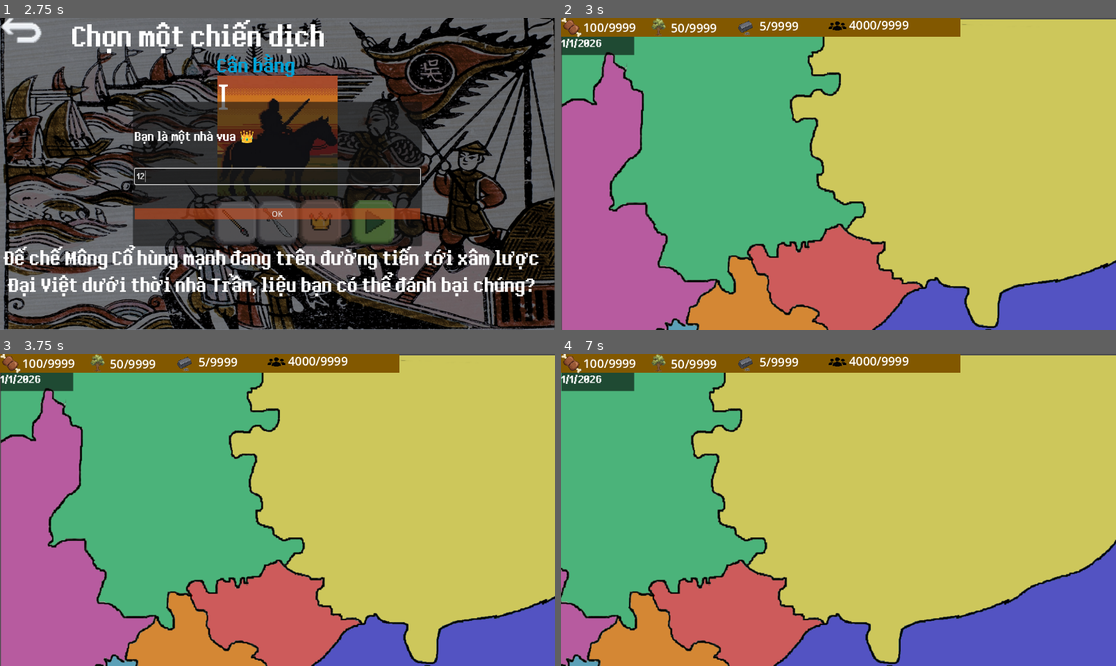
Above: before the commit, frames 1-4 (two rows, left to right).
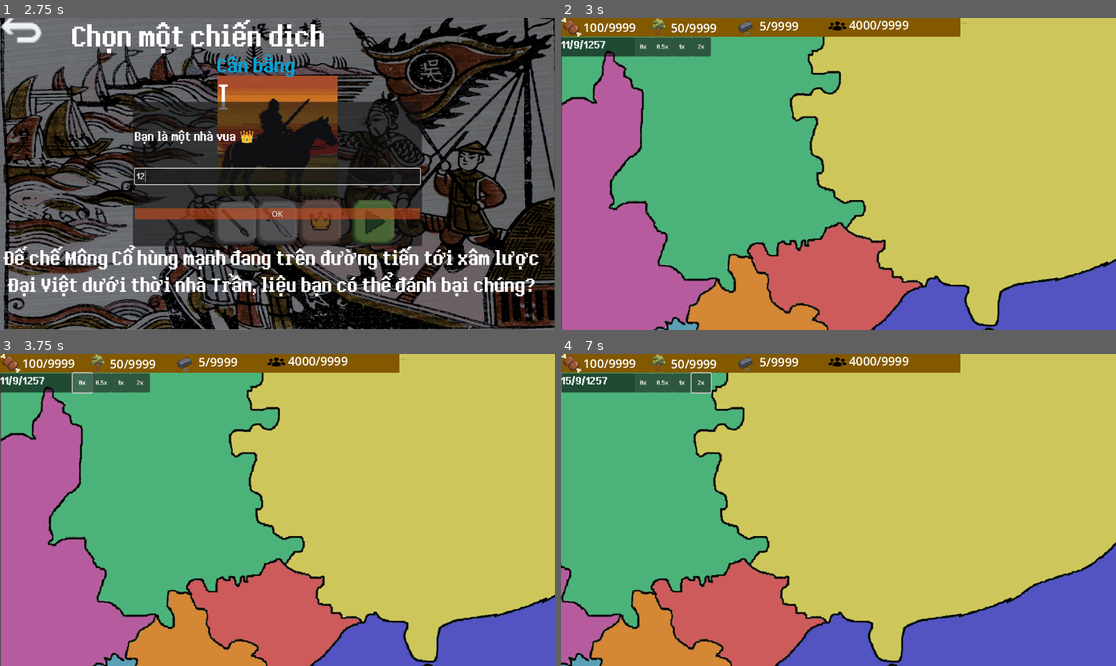
Above: after the commit, the same moments.

Repository: meolaptrinh/Vecil
Game: Godot game, scene res://scenes/main_menu.tscn
Two runs of this game, one before a commit and one after it. Both use one fixed random seed, a clock stepped at 60 frames per second and the inputs below.
Inputs (mouse positions are in pixels of both pictures, inside the frame that each line leads up to):
- Up to frame 1 (2.75 s): click "Chơi" at 0.5 s; click (371, 220) at 1.25 s; click (277, 177) at 2.02 s; type "12" at 2.1 s
- Up to frame 2 (3 s): click "OK" at 2.75 s
- Up to frame 3 (3.75 s): click (83, 382) at 3.5 s, where only the run after the commit has a clickable "0x"
- Up to frame 4 (7 s): click (660, 382) at 4.25 s, where only the run after the commit has a clickable "0.5x"; click (683, 382) at 5 s, where only the run after the commit has a clickable "1x"; click (699, 382) at 5.75 s, where only the run after the commit has a clickable "2x"; move the mouse to (960, 494) at 6.52 s; hold Right (ui_right) from 6.53 s (still down); click (960, 494) at 6.67 s

Frame 1 is identical in both runs. In frame 2, 4.2% of the frame differs, in the area x 0-100%, y 0-100%; in frame 3, 4.3%; in frame 4, 4.8%.

Commit message:
Hoàn thiện tính năng thời gian
Thêm nút tua nhanh thời gian

Diff:
--- a/scenes/maingame.tscn
+++ b/scenes/maingame.tscn
@@ -9,14 +9,15 @@
 [ext_resource type="Texture2D" uid="uid://pci8h0aonavc" path="res://res/img/resources/populationicon.png" id="6_wj18i"]
 [ext_resource type="FontFile" uid="uid://brv00ug442nij" path="res://res/fonts/dearpix-1-94.ttf" id="7_r5jia"]
 [ext_resource type="Script" uid="uid://c67hj6444u4oh" path="res://scenes/script/maingame/maingame_data.gd" id="8_460fr"]
+[ext_resource type="Script" uid="uid://cfrgedpusl1dv" path="res://scenes/script/maingame/timelbuttons.gd" id="8_n6p2k"]
 
 [node name="maingame" type="Node2D"]
 script = ExtResource("1_k15ac")
 
 [node name="map" type="TextureRect" parent="."]
-offset_top = 2.0
-offset_right = 1155.0
-offset_bottom = 642.0
+offset_top = -1.0
+offset_right = 1150.0
+offset_bottom = 647.0
 
 [node name="layertopbar" type="CanvasLayer" parent="."]
 
@@ -164,13 +165,21 @@
 text = "9999/9999"
 
 [node name="timelabel" type="Label" parent="layertopbar"]
-offset_left = 1.0
-offset_top = 37.0
-offset_right = 150.0
-offset_bottom = 67.0
+anchors_preset = 8
+anchor_left = 0.5
+anchor_top = 0.5
+anchor_right = 0.5
+anchor_bottom = 0.5
+offset_left = -575.0
+offset_top = -284.0
+offset_right = -426.0
+offset_bottom = -254.0
+grow_horizontal = 2
+grow_vertical = 2
 theme_override_fonts/font = ExtResource("7_r5jia")
 theme_override_font_sizes/font_size = 28
 text = "1/1/2026"
+script = ExtResource("8_n6p2k")
 
 [node name="ColorRect" type="ColorRect" parent="layertopbar/timelabel"]
 z_index = -1
@@ -178,6 +187,40 @@
 offset_right = 151.0
 offset_bottom = 40.0
 color = Color(0, 0, 0, 0.58431375)
+
+[node name="stop_time_button" type="Button" parent="layertopbar/timelabel"]
+layout_mode = 0
+offset_left = 150.0
+offset_right = 190.0
+offset_bottom = 40.0
+theme_override_fonts/font = ExtResource("7_r5jia")
+text = "0x"
+
+[node name="half_time_button" type="Button" parent="layertopbar/timelabel"]
+layout_mode = 0
+offset_left = 190.0
+offset_right = 230.0
+offset_bottom = 40.0
+theme_override_fonts/font = ExtResource("7_r5jia")
+text = "0.5x"
+
+[node name="once_time_button" type="Button" parent="layertopbar/timelabel"]
+layout_mode = 0
+offset_left = 230.0
+offset_right = 270.0
+offset_bottom = 40.0
+theme_override_fonts/font = ExtResource("7_r5jia")
+text = "1x
+"
+
+[node name="double_time_button" type="Button" parent="layertopbar/timelabel"]
+layout_mode = 0
+offset_left = 270.0
+offset_right = 310.0
+offset_bottom = 40.0
+theme_override_fonts/font = ExtResource("7_r5jia")
+text = "2x
+"
 
 [node name="cameraMaingame" type="Camera2D" parent="."]
 position = Vector2(574, 323)
@@ -185,3 +228,8 @@
 
 [node name="maingame_data" type="Node" parent="."]
 script = ExtResource("8_460fr")
+
+[connection signal="pressed" from="layertopbar/timelabel/stop_time_button" to="layertopbar/timelabel" method="_on_stop_time_button_pressed"]
+[connection signal="pressed" from="layertopbar/timelabel/half_time_button" to="layertopbar/timelabel" method="_on_half_time_button_pressed"]
+[connection signal="pressed" from="layertopbar/timelabel/once_time_button" to="layertopbar/timelabel" method="_on_once_time_button_pressed"]
+[connection signal="pressed" from="layertopbar/timelabel/double_time_button" to="layertopbar/timelabel" method="_on_double_time_button_pressed"]
--- a/scenes/script/maingame/maingame.gd
+++ b/scenes/script/maingame/maingame.gd
@@ -2,12 +2,46 @@
 @onready var map = $map;
 @onready var levels = level_data.levels;
 @onready var curlv = level_data.curlv;
-@onready var maingame_data = $maingame_data
-@onready var topbar = $layertopbar/topbar
+@onready var maingame_data = $maingame_data;
+@onready var topbar = $layertopbar/topbar;
+@onready var timelabel = $layertopbar/timelabel;
+
+@onready var day_time_calculator :=0.0;
+@onready var day_time_second := 1.0;
+@onready var month_days = [31,28,31,30,31,30,31,31,30,31,30,31];
+@onready var stop_time = false;
+
 func _ready() -> void:
 	map.texture = load(levels[curlv]["map"]);
 	maingame_data.set_ready_data();
 	topbar.showtopbar();
+func _process(delta: float) -> void:
+	if(!stop_time):
+		day_time_calculator += delta;
+	if(day_time_calculator>=day_time_second):
+		day_time_calculator = 0.0;
+		next_day();
+	show_day();
+func next_day():
+	if(maingame_data.day == 28 and maingame_data.month == 2):
+		if(maingame_data.year%4 == 0):
+			if(maingame_data.year%100 == 0):
+				month_days[1] = 28;
+			else:
+				month_days[1] = 29;
+		else:
+			month_days[1] = 28;
 
-#func _process(delta: float) -> void:
-#	pass
+	if(maingame_data.day<month_days[maingame_data.month-1]):
+		maingame_data.day+=1;
+	else:
+		if(maingame_data.month<12):
+			maingame_data.month+=1;
+			maingame_data.day = 1;
+		else:
+			maingame_data.month = 1;
+			maingame_data.day = 1;
+			maingame_data.year+=1;
+
+func show_day():
+	timelabel.text = str(int(maingame_data.day))+"/"+str(int(maingame_data.month))+"/"+str(int(maingame_data.year));;
--- a/scenes/script/maingame/maingame_data.gd
+++ b/scenes/script/maingame/maingame_data.gd
@@ -1,17 +1,29 @@
 extends Node
+#khai báo trước mấy cái biến hệ thống để tránh ghi đè
 @onready var curlv = level_data.curlv;
 @onready var levels = level_data.levels;
 @onready var chardata = character.levels[level_data.curlv];
+#các biến tài nguyên
 @onready var food = int(levels[curlv]["food"]);
 @onready var iron = int(levels[curlv]["iron"]);
 @onready var wood = int(levels[curlv]["wood"]);
 @onready var population = int(levels[curlv]["population"]);
+#các biến thời gian
+@onready var day = levels[curlv]["start_time"]["day"];
+@onready var month = levels[curlv]["start_time"]["month"];
+@onready var year = levels[curlv]["start_time"]["year"];
 func set_ready_data():
 	food = levels[curlv]["food"];
 	iron = levels[curlv]["iron"];
 	wood = levels[curlv]["wood"];
 	population = levels[curlv]["population"];
+
 	chardata = character.levels[curlv];
+
+	day = levels[curlv]["start_time"]["day"];
+	month = levels[curlv]["start_time"]["month"];
+	year = levels[curlv]["start_time"]["year"];
+
 	match level_data.curmode:
 		0:
 			chardata["allyking"] = character.charname;
--- /dev/null
+++ b/scenes/script/maingame/timelbuttons.gd
@@ -0,0 +1,21 @@
+extends Label
+@onready var maingame = get_parent().get_parent();
+
+
+func _on_stop_time_button_pressed() -> void:
+	maingame.stop_time = true;
+
+
+func _on_half_time_button_pressed() -> void:
+	maingame.day_time_second = 2;
+	maingame.stop_time = false;
+
+
+func _on_once_time_button_pressed() -> void:
+	maingame.day_time_second = 1;
+	maingame.stop_time = false;
+
+
+func _on_double_time_button_pressed() -> void:
+	maingame.day_time_second = 0.5;
+	maingame.stop_time = false;
--- a/scenes/script/music_manager.gd
+++ b/scenes/script/music_manager.gd
@@ -4,11 +4,11 @@
 func _ready() -> void:
 	musicPlayer = AudioStreamPlayer.new();
 	add_child(musicPlayer);
-	musicPlayer.stream = load("res://res/music/main_theme.mp3");
 	musicPlayer.autoplay = true;
-	musicPlayer.play();
+	play_music("res://res/music/main_theme.mp3");
 func stop_music():
 	musicPlayer.stop();
-func play_music():
+func play_music(file:String):
 	if(!musicPlayer.playing):
+		musicPlayer.stream = load(file);
 		musicPlayer.play();
Not shown: 1 places in scenes/maingame.tscn that only renumber resources
Not shown, added: scenes/script/maingame/timelbuttons.gd.uid
